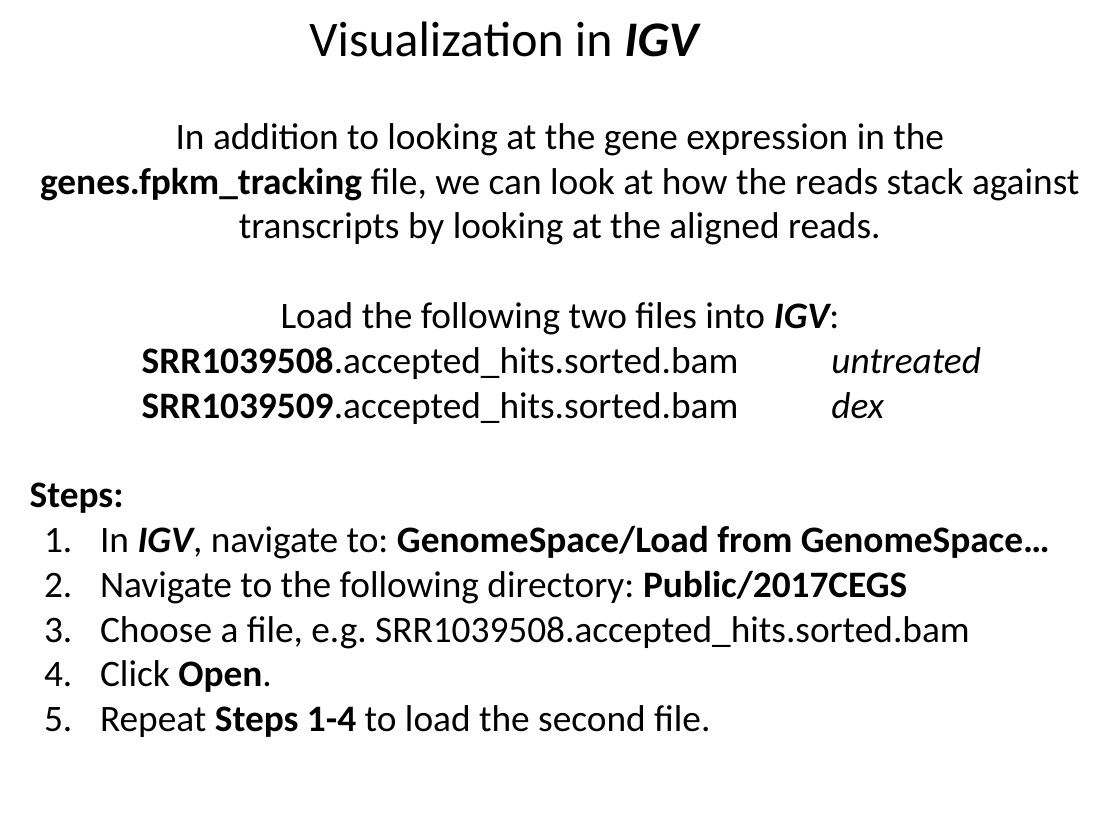
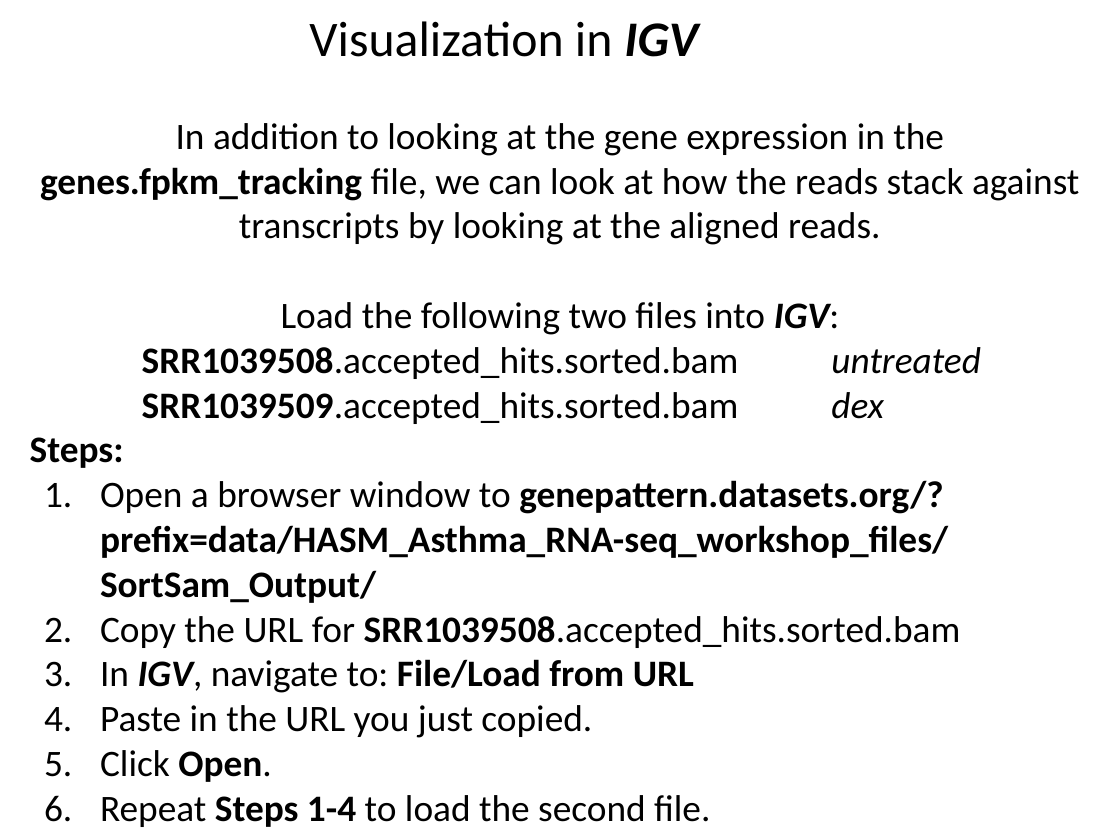
Before and after one commit to genepattern/tutorial-materials, a slide deck: slide 30 of BU_MolBio_RNAseq_in_GP_workshop/slides/2019-04-04_05_GPWorkshopIGV.pptx (slide 29 before the commit). Drawn at 1120x840 pixels with LibreOffice and Linux fonts; fonts in the diff are those of the drawing. Boxes give left, top, right and bottom in pixels: in the first picture for what was removed or moved away, otherwise in the second. Text is boxed around its words. In the diff, an @@ line names an element or a change of style, - is before the commit and + after.

```diff
--- a/BU_MolBio_RNAseq_in_GP_workshop/slides/2019-04-04_05_GPWorkshopIGV.pptx
+++ b/BU_MolBio_RNAseq_in_GP_workshop/slides/2019-04-04_05_GPWorkshopIGV.pptx
@@ text at [100, 480, 961, 738]: text changed; bold on @@
-  1. In IGV, navigate to: GenomeSpace/Load from GenomeSpace…
-  2. Navigate to the following directory: Public/2017CEGS
-  3. Choose a file, e.g. SRR1039508.accepted_hits.sorted.bam
+  1. Open a browser window to genepattern.datasets.org/?prefix=data/HASM_Asthma_RNA-seq_workshop_files/SortSam_Output/
+  2. Copy the URL for SRR1039508.accepted_hits.sorted.bam
+  3. In IGV, navigate to: File/Load from URL
+  4. Paste in the URL you just copied.
```
Also in this commit, not shown: 1 slide added.
